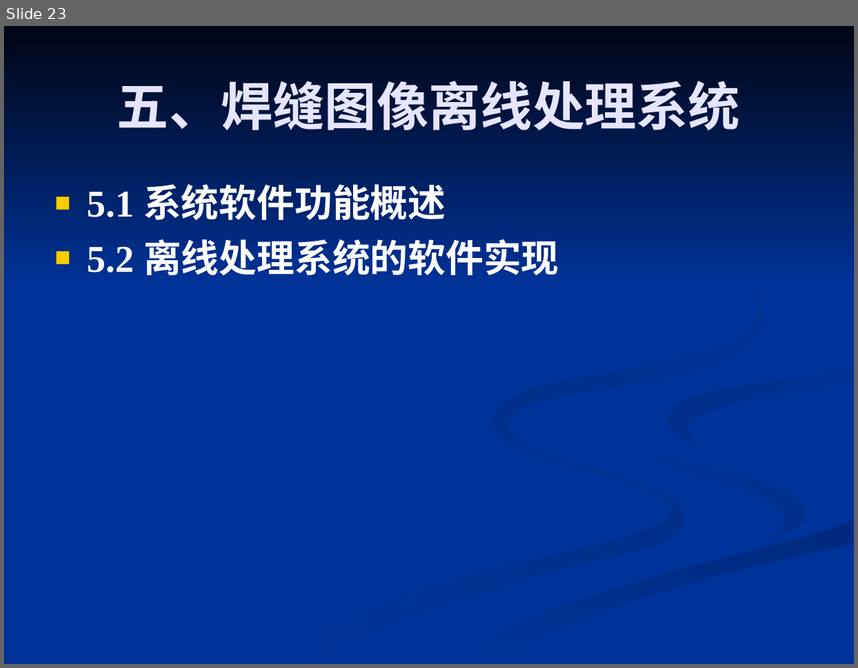
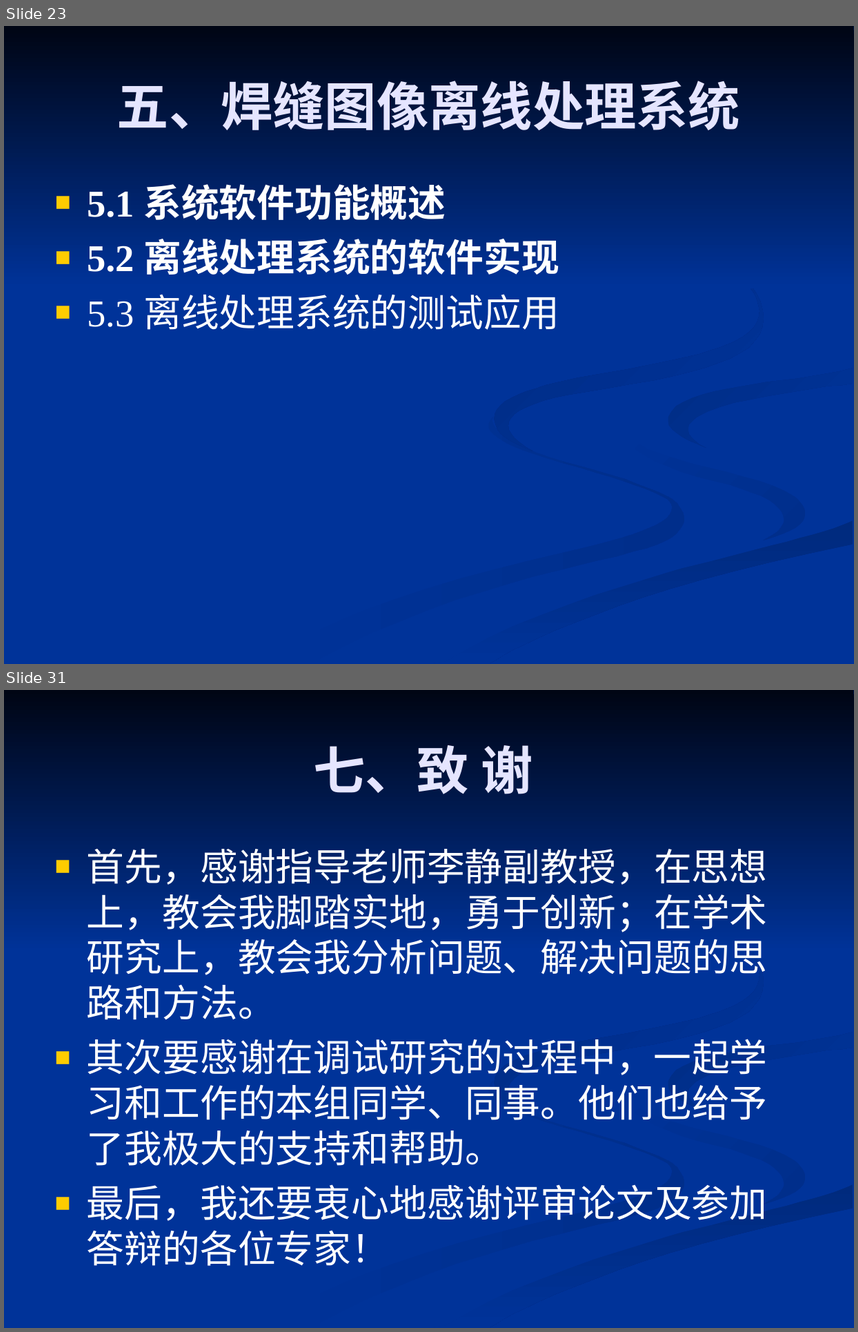
Before and after one commit to 61--/weiyanmin, a slide deck: 工程硕士/基于被动光的管道打底MIG焊焊缝图像处理算法的研究.ppt. Shown one above the other, each under a label of ours: slide 23 before the commit, slides 23 and 31 after it; the slides between them are not shown. The pictures are 858x668 and 858x1332 pixels, drawn with LibreOffice and Linux fonts; fonts in the diff are those of the drawing. Boxes give left, top, right and bottom in pixels: in the first picture for what was removed or moved away, otherwise in the second. Text is boxed around its words. In the diff, an @@ line names an element or a change of style, - is before the commit and + after.

```diff
--- a/工程硕士/基于被动光的管道打底MIG焊焊缝图像处理算法的研究.ppt
+++ b/工程硕士/基于被动光的管道打底MIG焊焊缝图像处理算法的研究.ppt
@@ slide 31 added at bbox=[4, 690, 854, 1328], background #003399; not listed: 7 template elements that a slide beside it also shows @@
@@ title added at bbox=[313, 745, 533, 794], 44 pt, text #E5E5FF, bold @@
+七、致 谢
@@ text added at bbox=[87, 849, 768, 1265], 32 pt, text #FFFFFF @@
+■ 首先，感谢指导老师李静副教授，在思想上，教会我脚踏实地，勇于创新；在学术研究上，教会我分析问题、解决问题的思路和方法。
+■ 其次要感谢在调试研究的过程中，一起学习和工作的本组同学、同事。他们也给予了我极大的支持和帮助。
+■ 最后，我还要衷心地感谢评审论文及参加答辩的各位专家！
@@ slide 23 changed as well @@
@@ freeform shape at bbox=[495, 224, 764, 451]: fill gradient #003399 to #002B81 to gradient #002B82 to #003399 @@
@@ text at bbox=[87, 294, 559, 330]: paragraph added @@
+■ 5.3 离线处理系统的测试应用
```
Also in this commit, not shown: 23 other slides changed, 7 other slides added.
